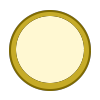
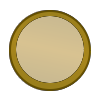
Layers edited between the first and the second (100, 100) image:
removed layer "Layer 2" over [16, 16, 84, 83]
added layer "cook" (multiply, 31%) above "chees" over [9, 10, 91, 91]
added layer "chees" above "Background" over [16, 16, 84, 83]
painted on "Background" over [9, 10, 91, 91]
